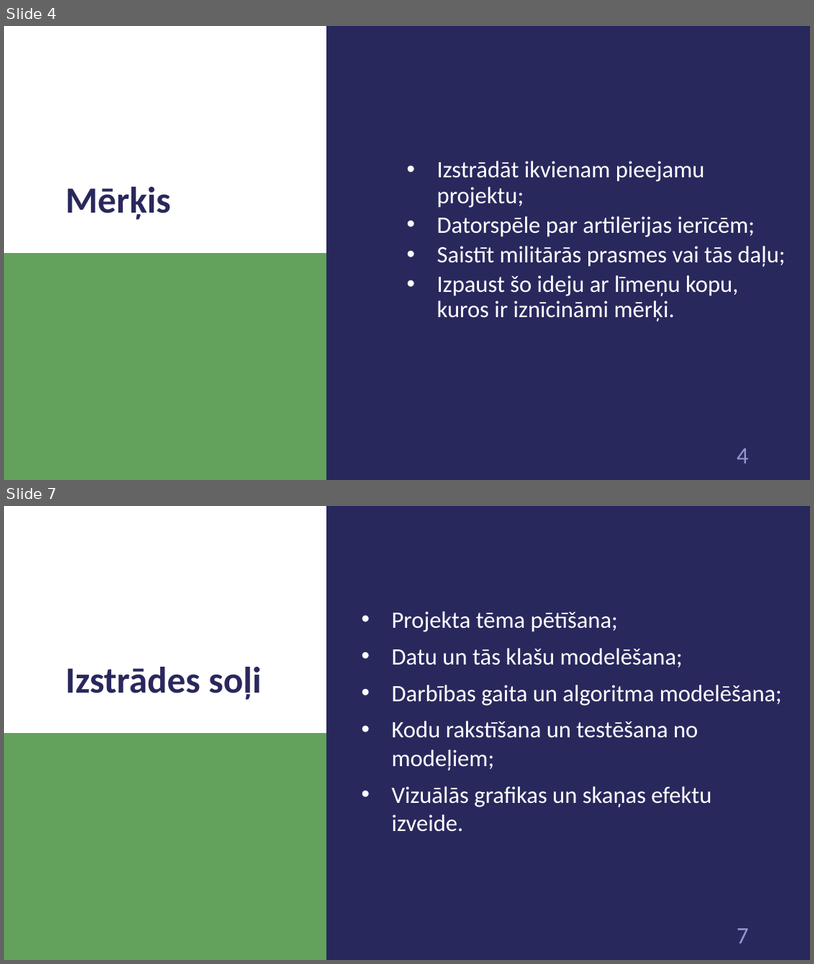
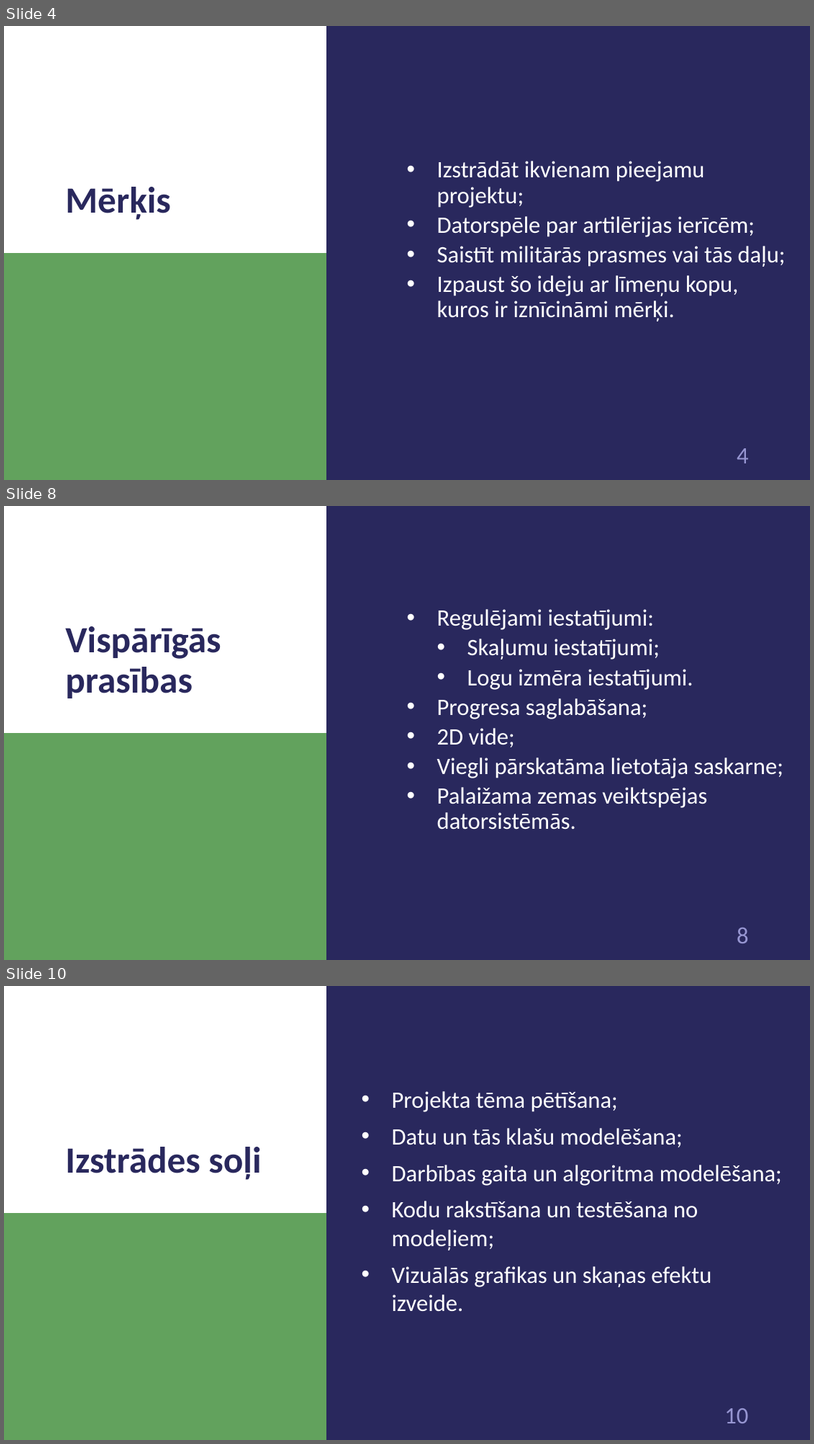
Before and after one commit to 1ivyatan/drumstalotajs, a slide deck: Documentation/Prezentācija.pptx. Shown one above the other, each under a label of ours: slides 4 and 7 before the commit, slides 4, 8 and 10 after it; the slides between them are not shown. The pictures are 814x964 and 814x1444 pixels, drawn with LibreOffice and Linux fonts; fonts in the diff are those of the drawing. Boxes give left, top, right and bottom in pixels: in the first picture for what was removed or moved away, otherwise in the second. Text is boxed around its words. In the diff, an @@ line names an element or a change of style, - is before the commit and + after.

```diff
--- a/Documentation/Prezentācija.pptx
+++ b/Documentation/Prezentācija.pptx
@@ slide 8 added at (x1=4, y1=506, x2=810, y2=960), background #29285D; not listed: 3 template elements that a slide beside it also shows @@
@@ text added at (x1=437, y1=609, x2=784, y2=829), 28 pt, text #FFFFFF @@
+  • Regulējami iestatījumi:
+    • Skaļumu iestatījumi;
+    • Logu izmēra iestatījumi.
+  • Progresa saglabāšana;
+  • 2D vide;
+  • Viegli pārskatāma lietotāja saskarne;
+  • Palaižama zemas veiktspējas datorsistēmās.
@@ title added at (x1=65, y1=626, x2=221, y2=698), 44 pt, text #29285D, bold @@
+Vispārīgās prasības
@@ what was slide 7 is now slide 10 @@
@@ page number at (x1=725, y1=1408, x2=748, y2=1423): text changed @@
-7
+10
```
Also in this commit, not shown: 2 slides changed, 2 other slides added.
